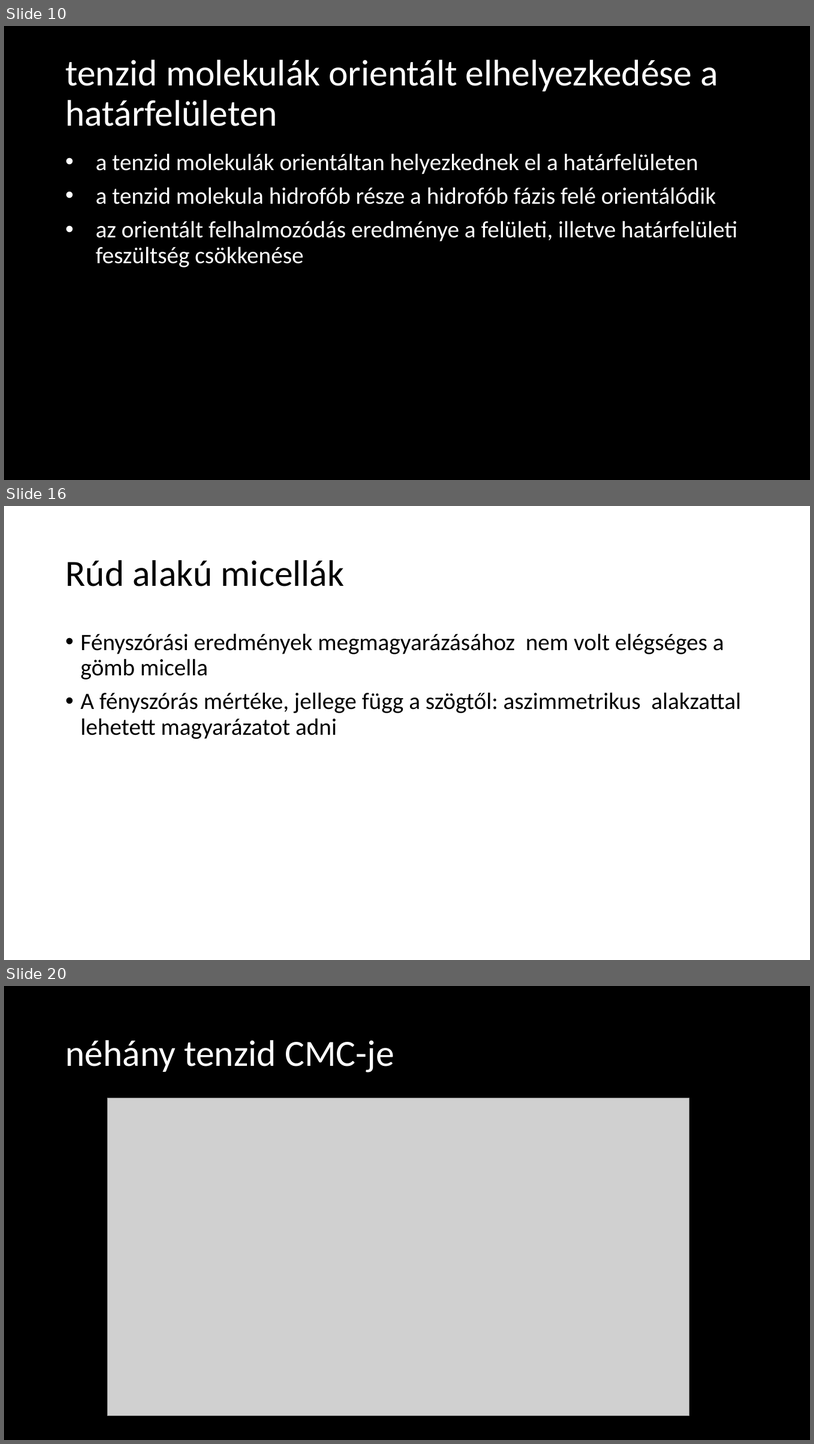
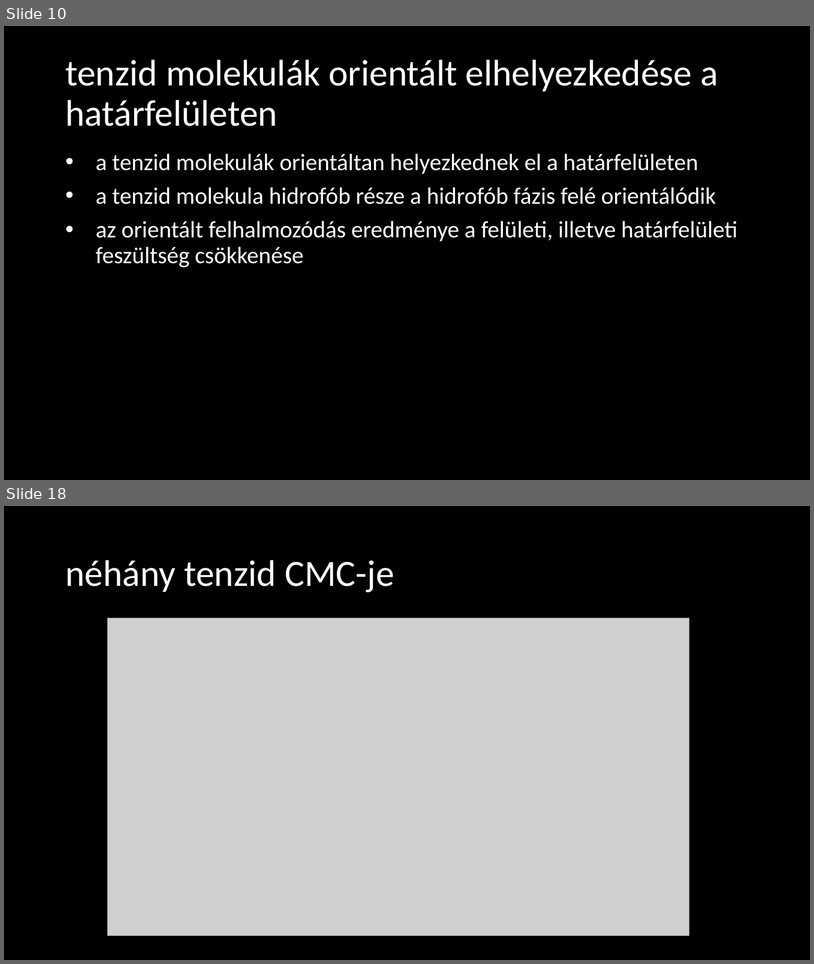
Before and after one commit to LilianaBohus/chemistry-presenations, a slide deck: adjuvants.pptx. Shown one above the other, each under a label of ours: slides 10, 16 and 20 before the commit, slides 10 and 18 after it; the slides between them are not shown. The pictures are 814x1444 and 814x964 pixels, drawn with LibreOffice and Linux fonts; fonts in the diff are those of the drawing; grey boxes stand for pictures; background and template pictures are left out. Boxes give left, top, right and bottom in pixels: in the first picture for what was removed or moved away, otherwise in the second. Text is boxed around its words. In the diff, an @@ line names an element or a change of style, - is before the commit and + after.

```diff
--- a/adjuvants.pptx
+++ b/adjuvants.pptx
@@ slide 16 removed at (4, 506, 810, 960), background #FFFFFF @@
@@ title removed at (65, 560, 345, 586) @@
-Rúd alakú micellák
@@ text removed at (81, 633, 741, 739) @@
-• Fényszórási eredmények megmagyarázásához nem volt elégséges a gömb micella
-• A fényszórás mértéke, jellege függ a szögtől: aszimmetrikus alakzattal lehetett magyarázatot adni
@@ what was slide 20 is now slide 18 @@
```
Also in this commit, not shown: 7 slides changed, 2 other slides removed.
